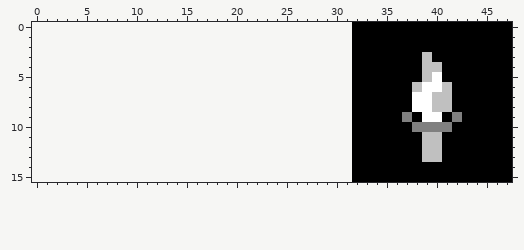
Two states of a pixel-art file, art/sprite_tiles/pause_indicator.aseprite. That is the earlier state.
16x16 pixels, 1 frame. Colours within 5 levels of each other are drawn and written as one. The old version is drawn lined up with the new one, on the new canvas.
After:
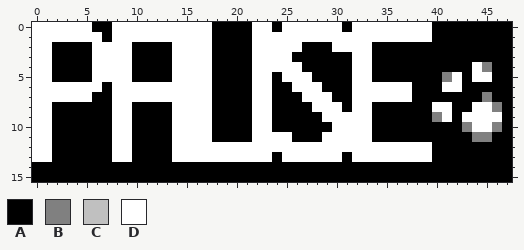
Palette (. is transparent): A #000000  B #808080  C #c0c0c0  D #ffffff
Message: Juice up the pause indicator even further
What changed:
canvas 16x16 -> 48x16, the old top-left corner now at 32,0
Changed rows in their new state; - is an unchanged pixel.
first column x 0:
 0 DDDDDDAADDDDDDDDDDAAAADDADDDDDDADDDDDDDD-------
 1 DDDDDDDADDDDDDDDDDAAAADDDDDDDDDDDDDDDDDD-------
 2 DDAAAADDDDAAAADDDDAAAADDDDDAAADDDD-------------
 3 DDAAAADDDDAAAADDDDAAAADDDDAAAAAADD-----A-------
 4 DDAAAADDDDAAAADDDDAAAADDDDDAAAAADD-----AA---DB-
 5 DDAAAADDDDAAAADDDDAAAADDADDDAAAADD-----AABD-DD-
 6 DDDDDDDADDDDDDDDDDAAAADDAADDDAAADDDDDDAAADD----
 7 DDDDDDAADDDDDDDDDDAAAADDAAADDDAADDDDDDAAAA---B-
 8 DDAAAAAADDAAAADDDDAAAADDAAAADDDADD----AADD--DDB
 9 DDAAAAAADDAAAADDDDAAAADDAAAAADDDDD---A-ABDADDDD
10 DDAAAAAADDAAAADDDDAAAADDAAAAAADDDD----AAAA-BDDB
11 DDAAAAAADDAAAADDDDAAAADDDDAAADDDDD-----AA---BB-
12 DDAAAAAADDAAAADDDDDDDDDDDDDDDDDDDDDDDDDDA------
13 DDAAAAAADDAAAADDDDDDDDDDADDDDDDADDDDDDDDA------
14 AAAAAAAAAAAAAAAAAAAAAAAAAAAAAAAA---------------
15 AAAAAAAAAAAAAAAAAAAAAAAAAAAAAAAA---------------
Pixel boxes of the changes (left, top, right, bottom) in both pictures:
changed: (32, 22, 502, 182)
